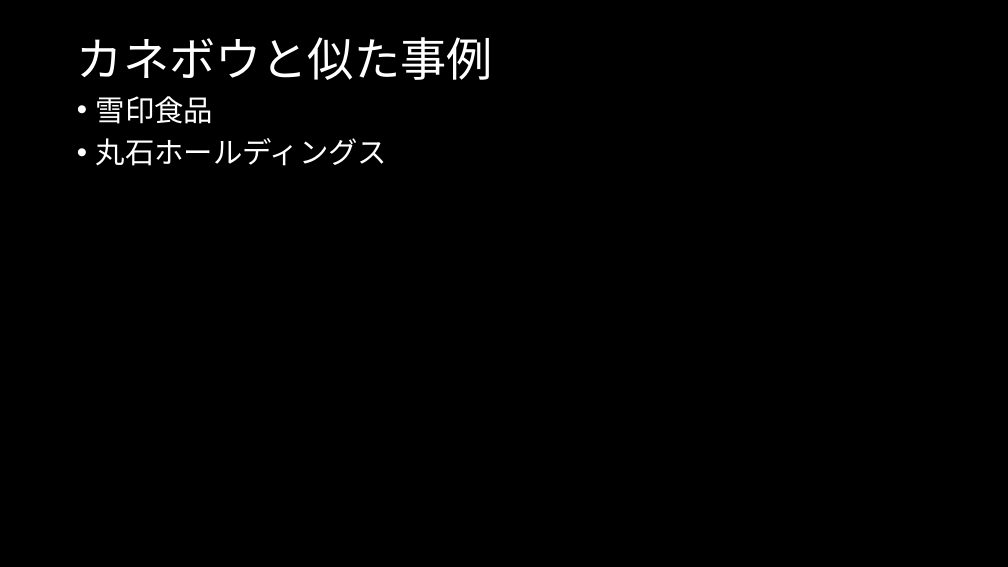
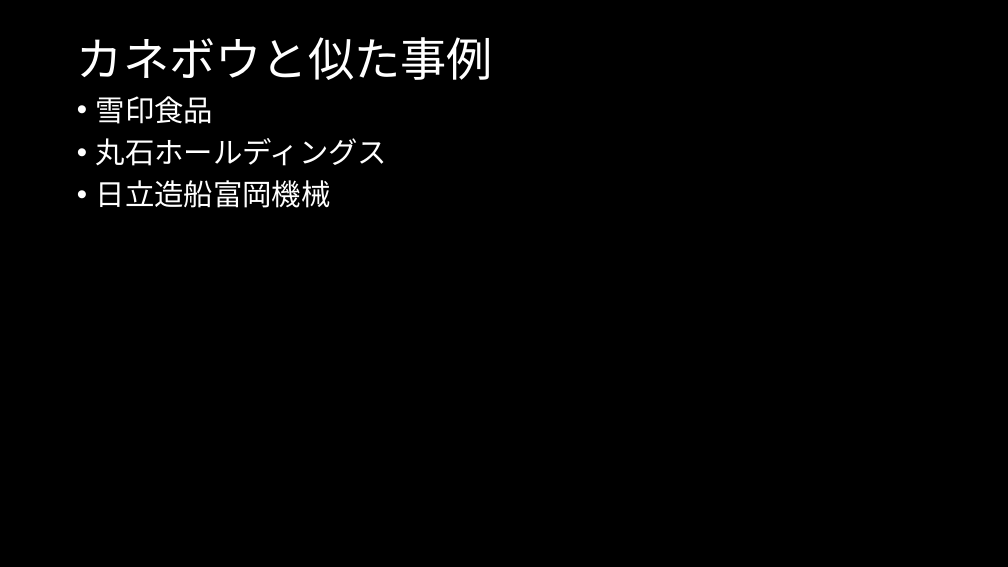
Before and after one commit to MAGA-Phantom/OperationSotsuron, a slide deck: slide 20 of 倒産の研究(仮).pptx (slide 21 before the commit). Drawn at 1008x567 pixels with LibreOffice and Linux fonts; fonts in the diff are those of the drawing. Boxes give left, top, right and bottom in pixels: in the first picture for what was removed or moved away, otherwise in the second. Text is boxed around its words. In the diff, an @@ line names an element or a change of style, - is before the commit and + after.

```diff
--- a/倒産の研究(仮).pptx
+++ b/倒産の研究(仮).pptx
@@ text at (96,180,331,208): paragraph added @@
+• 日立造船富岡機械
```
Also in this commit, not shown: 3 other slides changed, 4 slides added, 3 slides removed, 2 other files.
